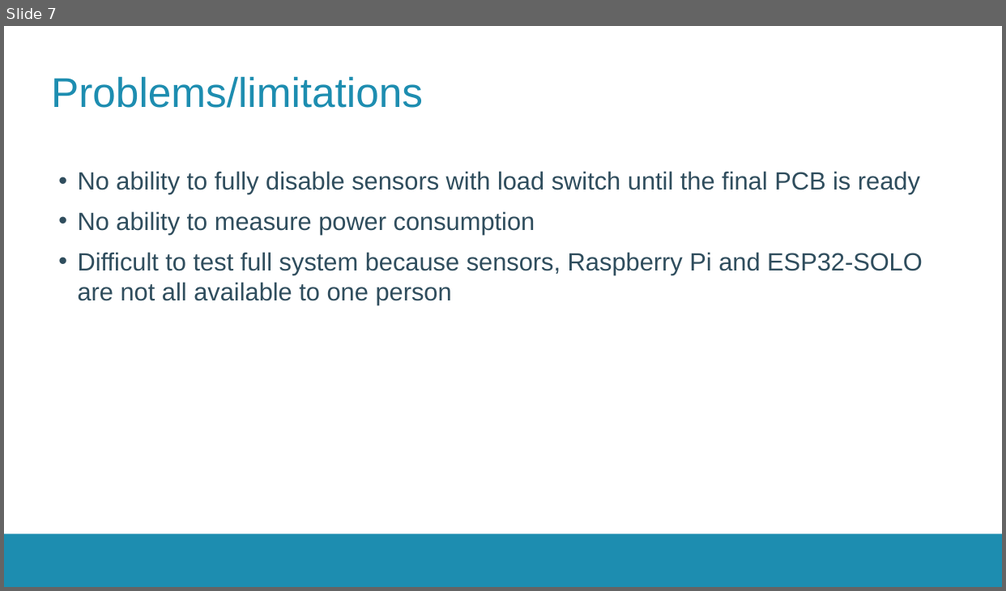
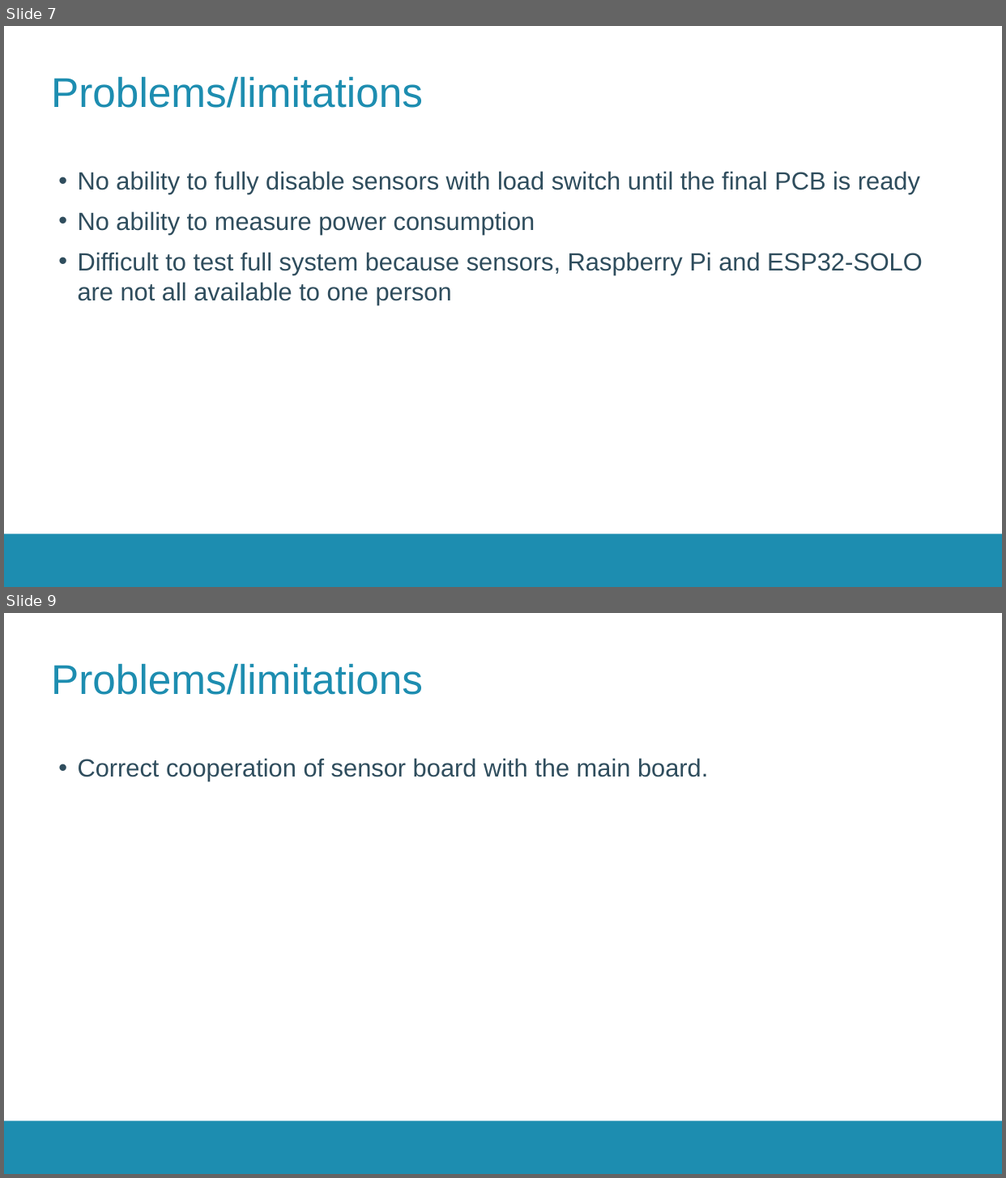
Before and after one commit to thomasf10/cosy_cafeteria, a slide deck: presentatie/tussentijdsepresentatie.pptx. Shown one above the other, each under a label of ours: slide 7 before the commit, slides 7 and 9 after it; the slides between them are not shown. The pictures are 1006x591 and 1006x1178 pixels, drawn with LibreOffice and Linux fonts; fonts in the diff are those of the drawing; background and template pictures are left out. Boxes give left, top, right and bottom in pixels: in the first picture for what was removed or moved away, otherwise in the second. Text is boxed around its words. In the diff, an @@ line names an element or a change of style, - is before the commit and + after.

```diff
--- a/presentatie/tussentijdsepresentatie.pptx
+++ b/presentatie/tussentijdsepresentatie.pptx
@@ slide 9 added at <box>4,613,1002,1174</box>, background #FFFFFF; not listed: 1 template element that a slide beside it also shows @@
@@ title added at <box>51,663,423,695</box>, 40 pt, text #1D8DB0 @@
+Problems/limitations
@@ text added at <box>78,758,708,781</box>, 24 pt, text #2F4D5D @@
+• Correct cooperation of sensor board with the main board.
```
Also in this commit, not shown: 3 other slides added.
